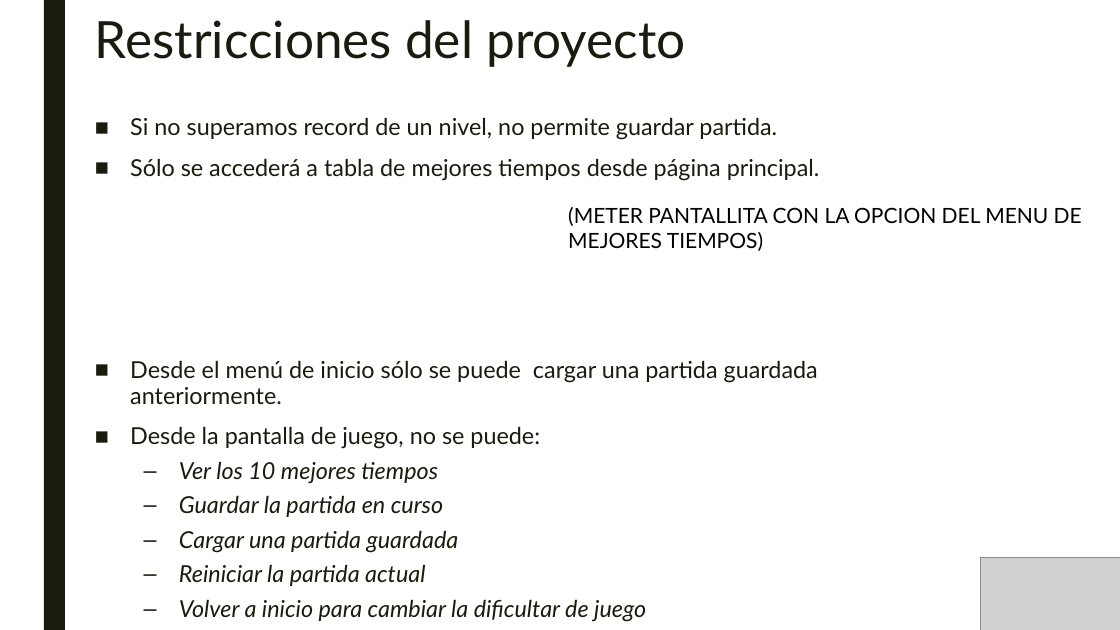
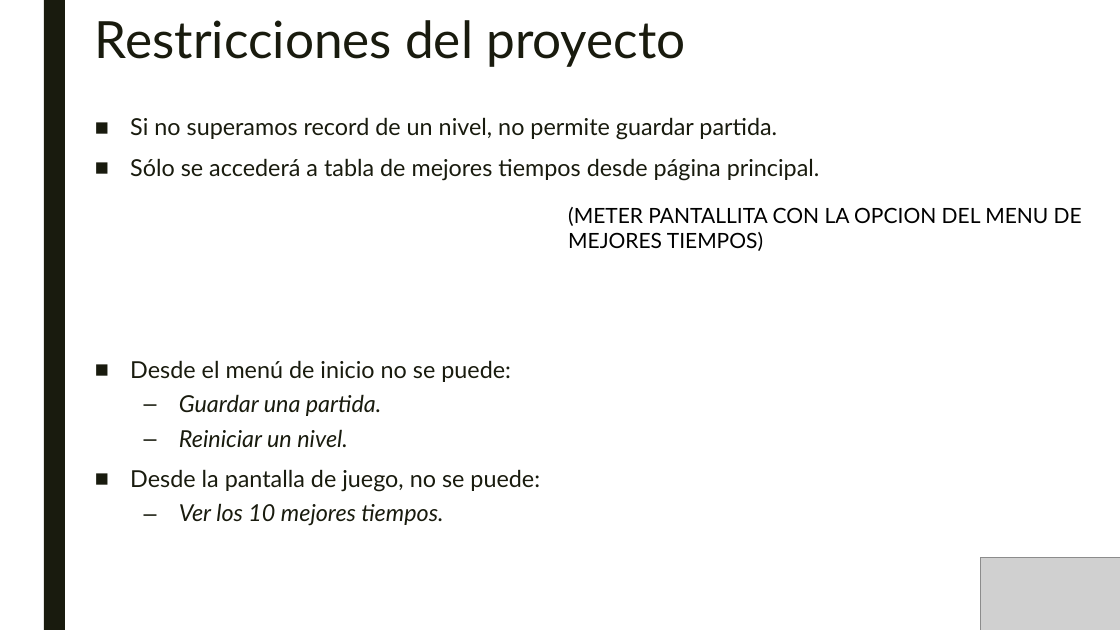
Before and after one commit to SombraJ/practicaAIS, a slide deck: slide 10 of Gestión de un proyecto Software.pptx. Drawn at 1120x630 pixels with LibreOffice and Linux fonts; fonts in the diff are those of the drawing; grey boxes stand for pictures. Boxes give left, top, right and bottom in pixels: in the first picture for what was removed or moved away, otherwise in the second. Text is boxed around its words. In the diff, an @@ line names an element or a change of style, - is before the commit and + after.

Commit message:
ppt actualizado
Jorge

```diff
--- a/Gestión de un proyecto Software.pptx
+++ b/Gestión de un proyecto Software.pptx
@@ text at (130, 360, 511, 447): text changed; italic on @@
-■ Desde el menú de inicio sólo se puede cargar una partida guardada anteriormente.
+■ Desde el menú de inicio no se puede:
+  – Guardar una partida.
+  – Reiniciar un nivel.
@@ text at (179, 503, 443, 526): text changed @@
-  – Ver los 10 mejores tiempos
-  – Guardar la partida en curso
-  – Cargar una partida guardada
-  – Reiniciar la partida actual
-  – Volver a inicio para cambiar la dificultar de juego
+  – Ver los 10 mejores tiempos.
```
Also in this commit, not shown: 1 other slide changed.
